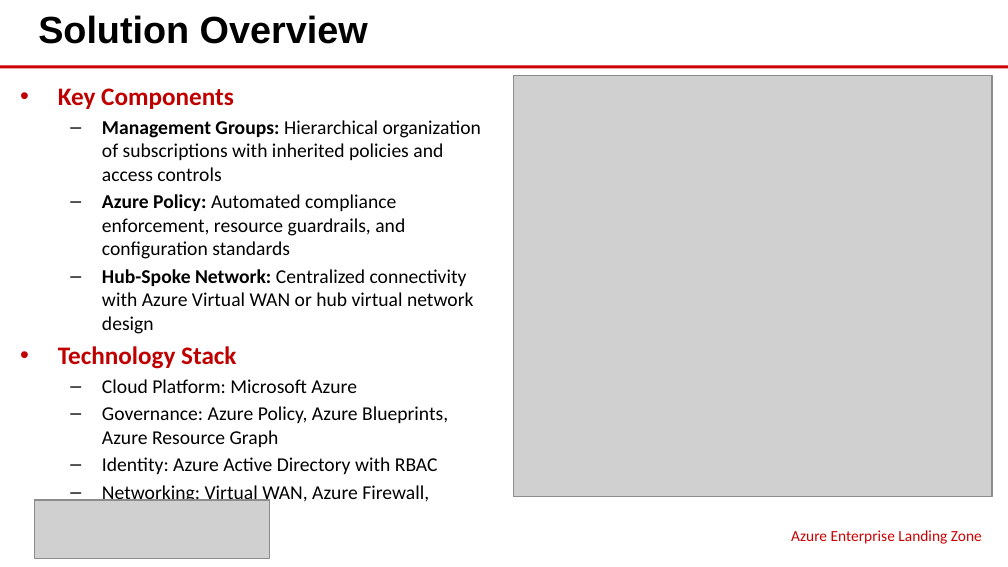
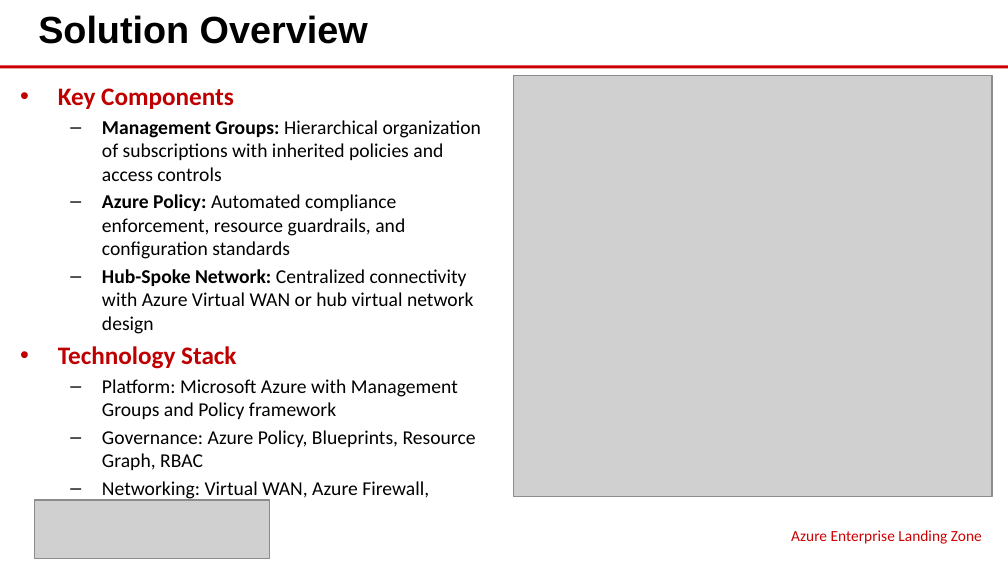
Before and after one commit to eoframework/solutions, a slide deck: slide 4 of solutions/azure/cloud/enterprise-landing-zone/presales/solution-briefing.pptx. Drawn at 1008x567 pixels with LibreOffice and Linux fonts; fonts in the diff are those of the drawing; grey boxes stand for pictures. Boxes give left, top, right and bottom in pixels: in the first picture for what was removed or moved away, otherwise in the second. Text is boxed around its words. In the diff, an @@ line names an element or a change of style, - is before the commit and + after.

```diff
--- a/solutions/azure/cloud/enterprise-landing-zone/presales/solution-briefing.pptx
+++ b/solutions/azure/cloud/enterprise-landing-zone/presales/solution-briefing.pptx
@@ text at <box>102,379,476,470</box>: text changed @@
-  – Cloud Platform: Microsoft Azure
-  – Governance: Azure Policy, Azure Blueprints, Azure Resource Graph
-  – Identity: Azure Active Directory with RBAC
+  – Platform: Microsoft Azure with Management Groups and Policy framework
+  – Governance: Azure Policy, Blueprints, Resource Graph, RBAC
```
Also in this commit, not shown: 9 other files.
